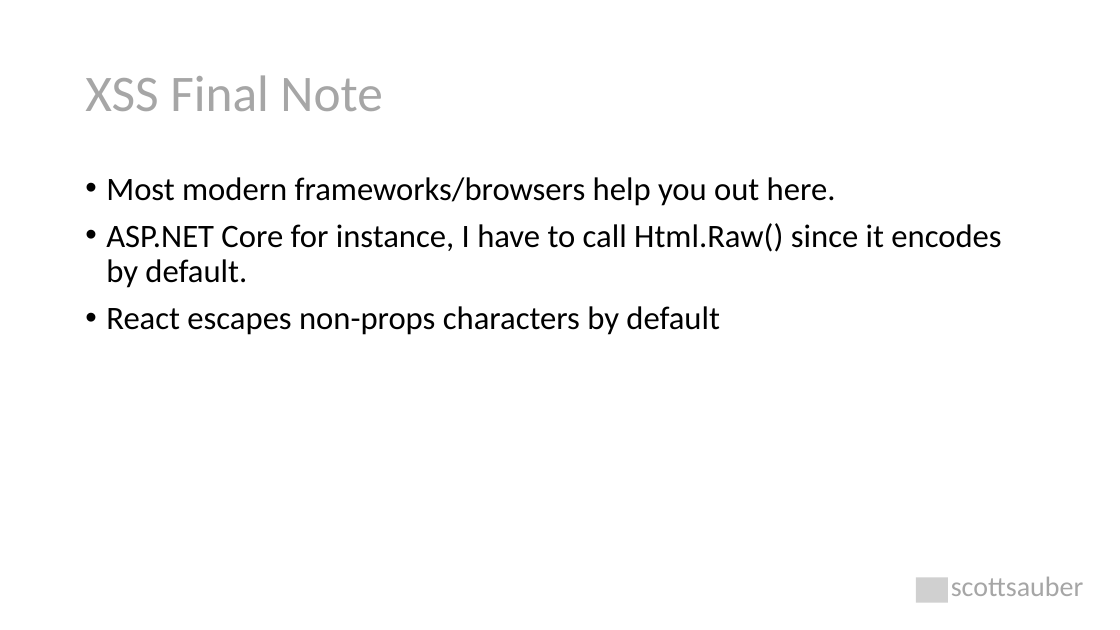
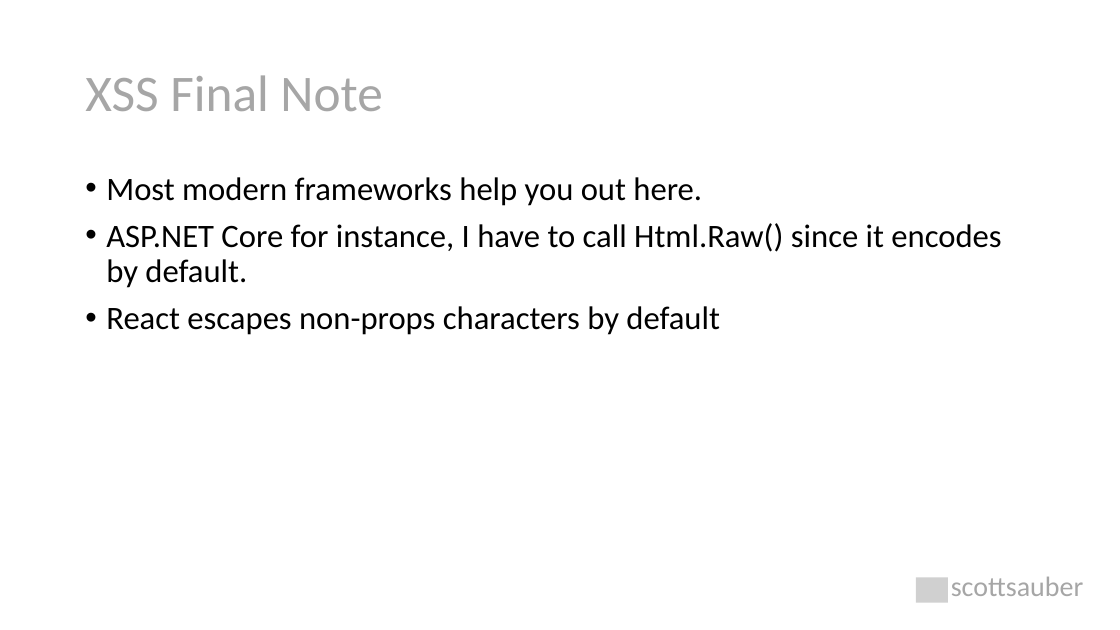
Before and after one commit to nirzaf/DotNetWorkShopTalk, a slide deck: slide 29 of 2021-1-27 - NDC London - Security Headers/Security Headers Explained.pptx. Drawn at 1120x630 pixels with LibreOffice and Linux fonts; fonts in the diff are those of the drawing; grey boxes stand for pictures. Boxes give left, top, right and bottom in pixels: in the first picture for what was removed or moved away, otherwise in the second. Text is boxed around its words. In the diff, an @@ line names an element or a change of style, - is before the commit and + after.

```diff
--- a/2021-1-27 - NDC London - Security Headers/Security Headers Explained.pptx
+++ b/2021-1-27 - NDC London - Security Headers/Security Headers Explained.pptx
@@ text at (106,177,702,206): text changed @@
-• Most modern frameworks/browsers help you out here.
+• Most modern frameworks help you out here.
```
Also in this commit, not shown: 1 other slide changed.
